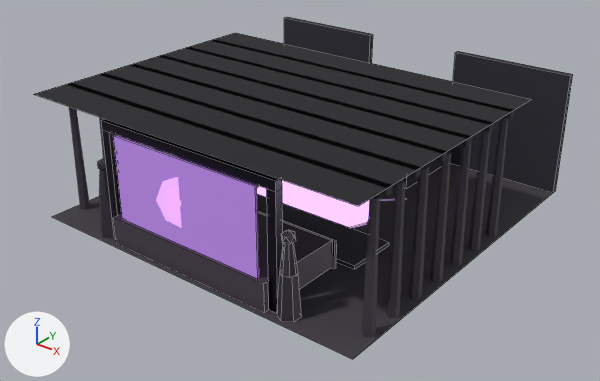
Before and after pictures for a commit that changed the Blender file world/pg_origin_club.blend.
Before and after are seen from a camera (50 mm lens) standing at (25.5, -32.8, 21.0) and looking at (0.2, -1.2, 1.3). The lights are fixed; the arrows at lower left show +X, +Y and +Z. Mesh edges are drawn as thin lines on the coarser meshes.

Names of what the first picture shows: 'Ceiling_Beams', 'Ceiling_Main', 'Columns_R', 'DanceFloor_Tier1', 'Floor', 'Origin_Ring', 'Stage_Frame', 'Stage_Platform', 'Stage_Screen', 'Totem_R', 'Wall_Front_L', 'Wall_Front_R'.
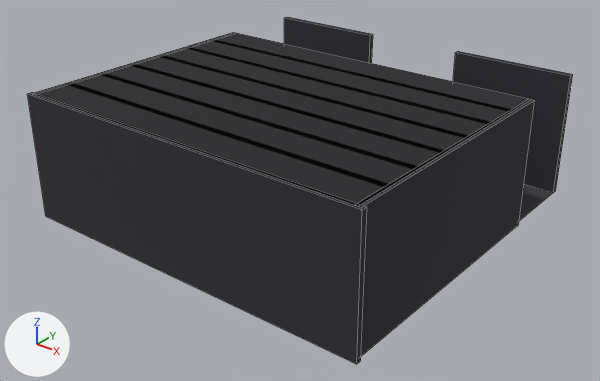
Edits to the scene script, one JSON object a line:
```json
{"block": "me_cube_001", "where": "me_cube_001.from_pydata(...)  # 8 vertices, 6 faces; spans x -10.3..10.3, y -7.7..-7.3, z 0.0..4.0"}
{"block": "me_cube_001", "where": "# used by ob_wall_back; location = (0.0, 0.0, 0.0)"}
{"block": "me_cube_001", "change": "me_cube_001 part 1: the whole mesh is scaled about its middle by (1, 1, 1.75), then moved by (0.0, -2.5, 1.5)"}
{"block": "me_cube_003", "where": "me_cube_003.from_pydata(...)  # 8 vertices, 6 faces; spans x -10.1..-9.9, y -7.5..7.5, z 0.0..4.0"}
{"block": "me_cube_003", "where": "# used by ob_wall_left; location = (0.0, 0.0, 0.0)"}
{"block": "me_cube_003", "change": "me_cube_003 part 2: the whole mesh is scaled about its middle by (1, 1, 1.75), then moved by (0.0, -2.5, 1.5)"}
{"block": "me_cube_004", "where": "me_cube_004.from_pydata(...)  # 8 vertices, 6 faces; spans x 9.9..10.1, y -7.5..7.5, z 0.0..4.0"}
{"block": "me_cube_004", "where": "# used by ob_wall_right; location = (0.0, 0.0, 0.0)"}
{"block": "me_cube_004", "change": "me_cube_004 part 3: the whole mesh is scaled about its middle by (1, 1, 1.75), then moved by (0.0, -2.5, 1.5)"}
{"op": "remove", "block": "ob_wall_back", "code": "ob_wall_back.hide_set(True)"}
{"op": "remove", "block": "ob_wall_left", "code": "ob_wall_left.hide_set(True)"}
{"op": "remove", "block": "ob_wall_right", "code": "ob_wall_right.hide_set(True)"}
```

Boxes [x1, y1, x2, y2] around the edits, measured in the pictures (600 x 381 px):
```json
{"object": "Wall_Back", "change": "shown", "after": [27, 92, 367, 364], "on screen": "black"}
{"object": "Wall_Right", "change": "shown", "after": [355, 99, 535, 356], "on screen": "black"}
{"object": "Wall_Left", "change": "shown", "after": [35, 32, 235, 94]}
{"object": "Floor", "change": "unchanged, covered by the edit", "before": [52, 160, 553, 359], "after": [519, 184, 553, 221]}
{"object": "Stage_Screen", "change": "unchanged, covered by the edit", "before": [113, 135, 259, 279]}
{"object": "Columns_R", "change": "unchanged, covered by the edit", "before": [362, 117, 509, 338]}
{"object": "Stage_Platform", "change": "unchanged, covered by the edit", "before": [113, 212, 332, 313]}
```
